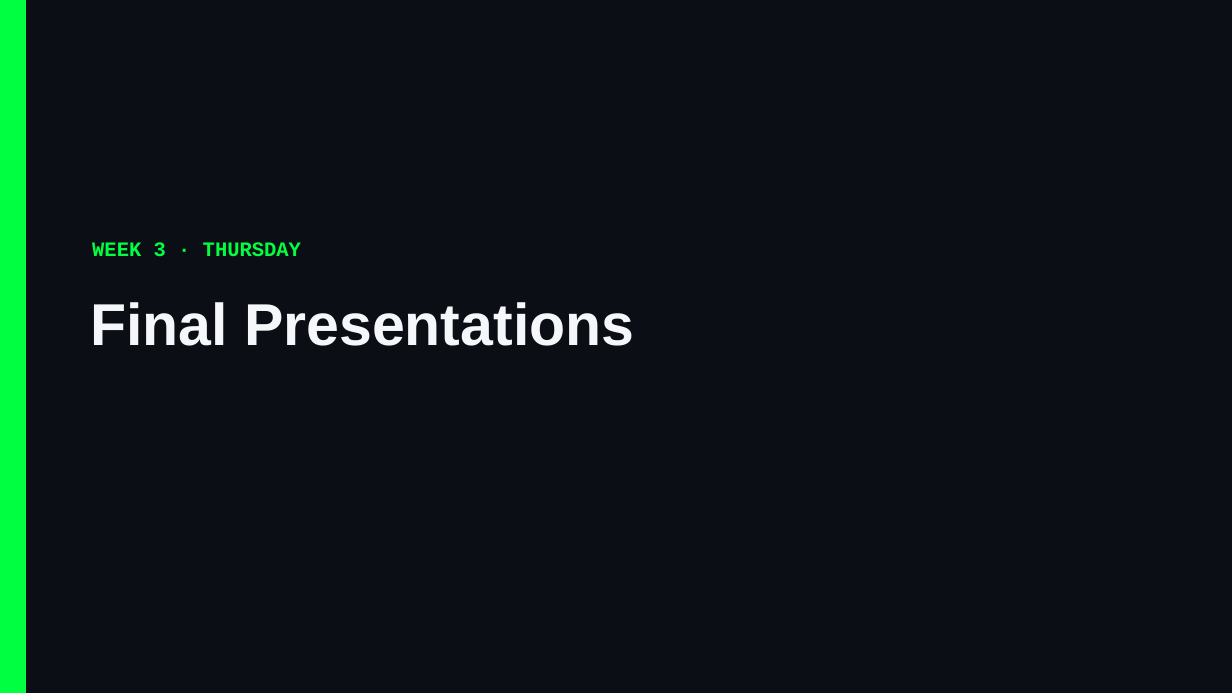
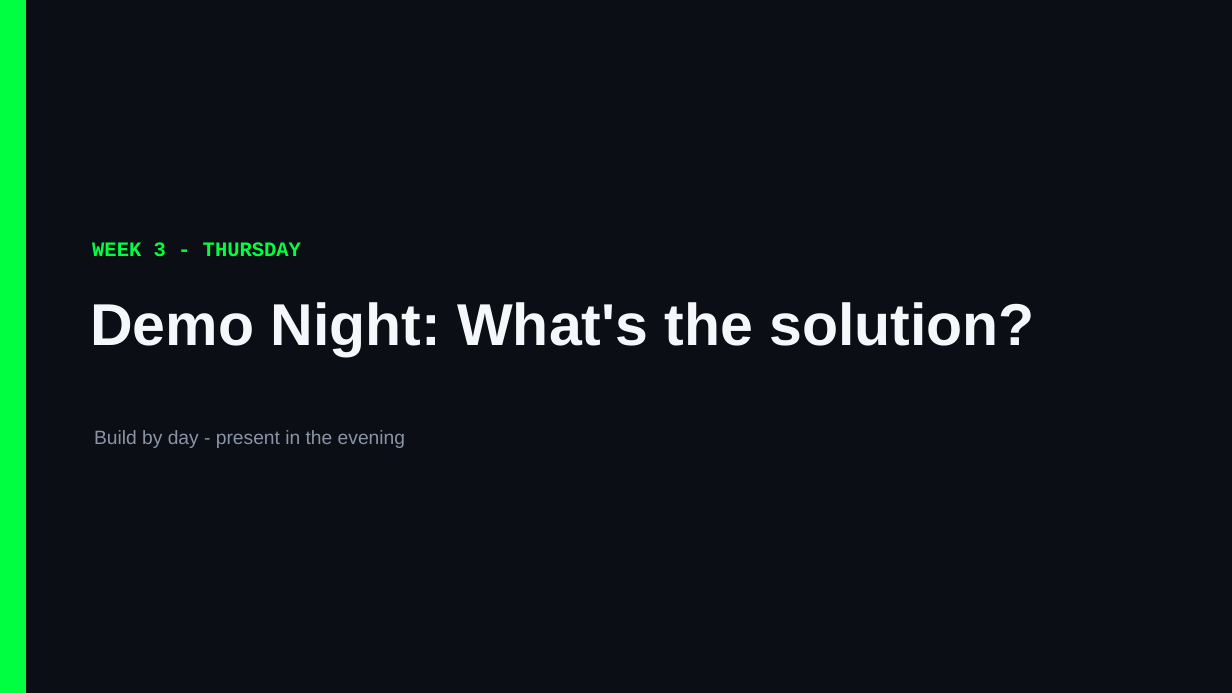
Before and after one commit to Cornell-Tech-Vibe-Coding-Summer-2026/website, a slide deck: slide 1 of slides/Week3-Thu-Final-Presentations.pptx. Drawn at 1232x693 pixels with LibreOffice and Linux fonts; fonts in the diff are those of the drawing. Boxes give left, top, right and bottom in pixels: in the first picture for what was removed or moved away, otherwise in the second. Text is boxed around its words. In the diff, an @@ line names an element or a change of style, - is before the commit and + after.

```diff
--- a/slides/Week3-Thu-Final-Presentations.pptx
+++ b/slides/Week3-Thu-Final-Presentations.pptx
@@ text at bbox=[92, 242, 301, 257]: text changed @@
-WEEK 3 · THURSDAY
+WEEK 3 - THURSDAY
@@ text at bbox=[90, 302, 1034, 356]: text changed @@
-Final Presentations
+Demo Night: What's the solution?
@@ text added at bbox=[94, 430, 405, 448], 15 pt, text #8A94A6 @@
+Build by day - present in the evening
```
Also in this commit, not shown: 4 other slides changed, 5 slides added, 1 slide removed, 5 other files.
